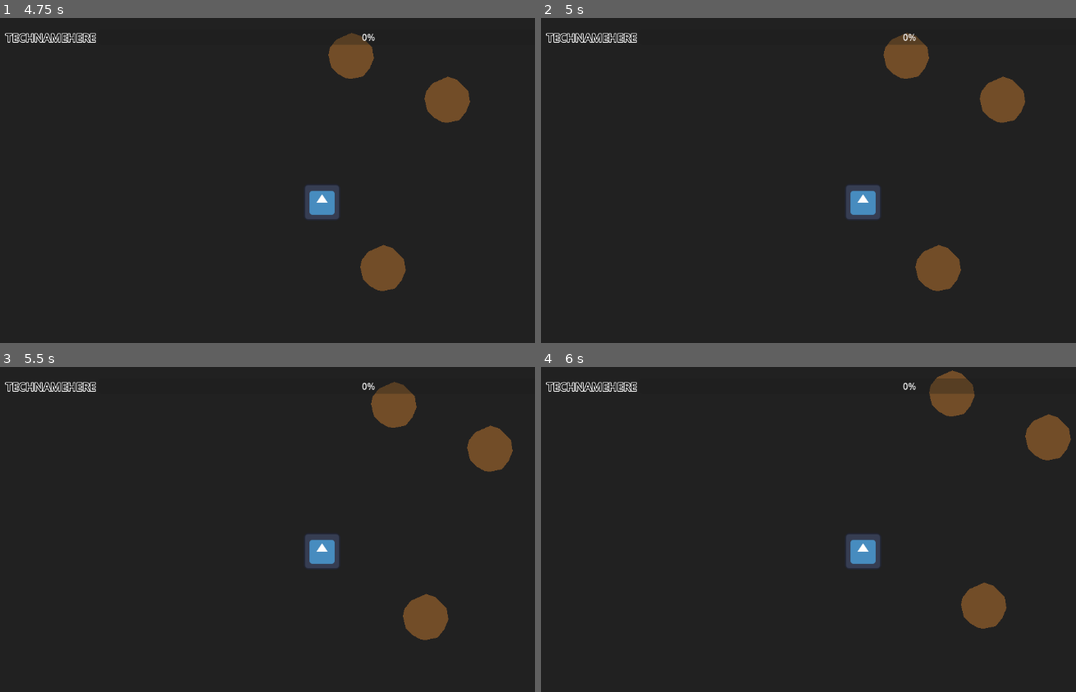
Above: before the commit, frames 1-4 (two rows, left to right).
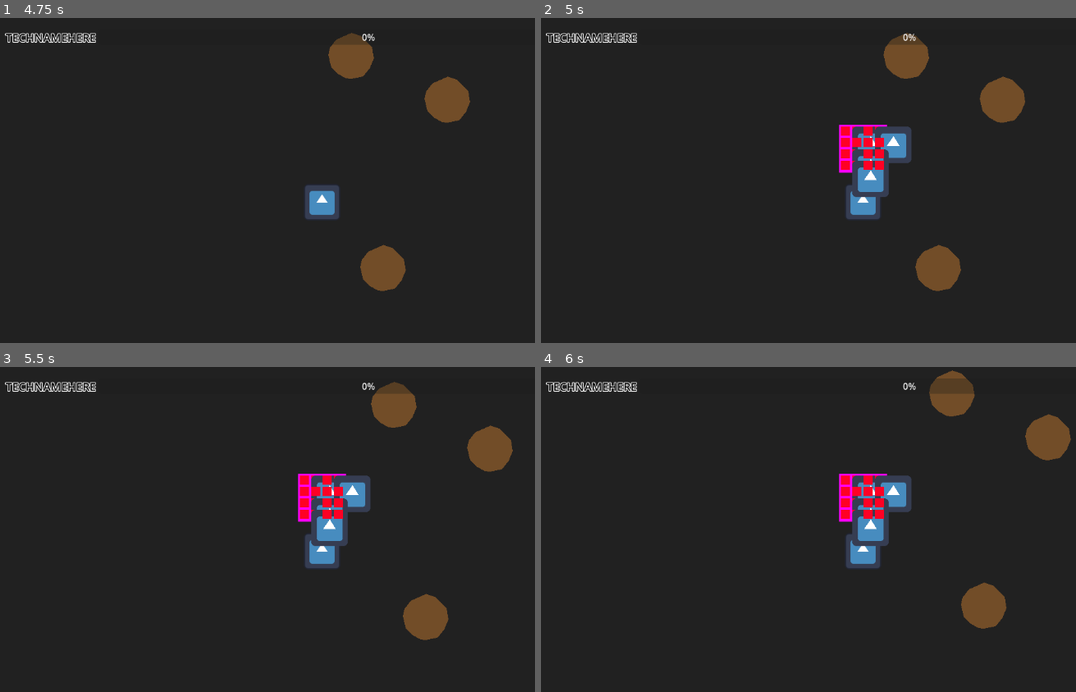
Above: after the commit, the same moments.

Repository: JeanShark-dev/godot-rock-survival
Game: Godot game, scene res://assets/scenes/main.tscn
Two runs of this game, one before a commit and one after it. Both use one fixed random seed, a clock stepped at 60 frames per second and the inputs below. The engine's default icon, where the game draws it, is replaced by a stand-in: a white triangle on a blue panel in a dark square.
Inputs (mouse positions are in pixels of both pictures, inside the frame that each line leads up to):
- Up to frame 1 (4.75 s): click "New Game" at 0.5 s; tap Enter at 1.25 s; move the mouse to (444, 268) at 1.27 s; press the mouse at (444, 268) at 1.28 s; hold D (mv_right) 1.28-2.03 s; move the mouse to (369, 57) at 2.02 s; release the mouse at (369, 57) at 2.03 s; hold S (mv_down) 2.03-2.78 s; click (369, 57) at 2.1 s; move the mouse to (465, 60) at 2.77 s; press the mouse at (465, 60) at 2.78 s; hold D (mv_right) 2.78-3.53 s; move the mouse to (288, 274) at 3.52 s; release the mouse at (288, 274) at 3.53 s; hold W (mv_up) 3.53-4.28 s; click (288, 274) at 3.6 s; move the mouse to (518, 258) at 4.27 s; press the mouse at (518, 258) at 4.28 s; hold A (mv_left) from 4.28 s (still down)
- Up to frame 2 (5 s): keep holding A (mv_left); tap I (inventory, bound only after the commit) at 4.9 s
- Up to frame 3 (5.5 s): keep holding A (mv_left); move the mouse to (123, 497) at 5.02 s; release the mouse at (123, 497) at 5.03 s; click (123, 497) at 5.1 s
- Up to frame 4 (6 s): move the mouse to (894, 552) at 5.77 s; release A (mv_left) at 5.78 s; press the mouse at (894, 552) at 5.78 s; hold S (mv_down) from 5.78 s (still down)

Frame 1 is identical in both runs. In frame 2, 2.3% of the frame differs, in the area x 55-70%, y 32-56%; in frame 3, 2.3%; in frame 4, 2.3%.

Commit message:
started work on inventory
classes are interesting

Diff:
--- /dev/null
+++ b/assets/inventory/player_inventory.tres
@@ -0,0 +1,8 @@
+[gd_resource type="Resource" script_class="Inv" load_steps=3 format=3 uid="uid://spilwfb8qeen"]
+
+[ext_resource type="Resource" uid="uid://dg7wsdeuebqyo" path="res://assets/inventory/resources/test_resource.tres" id="1_vgbwg"]
+[ext_resource type="Script" path="res://assets/scripts/inventory.gd" id="2_cowc2"]
+
+[resource]
+script = ExtResource("2_cowc2")
+items = Array[Resource("res://assets/scripts/inventory_item.gd")]([null, ExtResource("1_vgbwg"), null, ExtResource("1_vgbwg"), null, null, null, null, null, ExtResource("1_vgbwg"), null, null, null, ExtResource("1_vgbwg"), null, null])
--- /dev/null
+++ b/assets/inventory/resources/test_resource.tres
@@ -0,0 +1,10 @@
+[gd_resource type="Resource" script_class="InvItem" load_steps=3 format=3 uid="uid://dg7wsdeuebqyo"]
+
+[ext_resource type="Script" path="res://assets/scripts/inventory_item.gd" id="1_endte"]
+[ext_resource type="Texture2D" uid="uid://b2hkcwwq10cut" path="res://icon.png" id="2_r6i4l"]
+
+[resource]
+script = ExtResource("1_endte")
+name = "TestResiyrce"
+sprite = ExtResource("2_r6i4l")
+description = "it's item"
--- /dev/null
+++ b/assets/scenes/inventory_ui.tscn
@@ -0,0 +1,100 @@
+[gd_scene load_steps=4 format=3 uid="uid://83wyc3qhxg1"]
+
+[ext_resource type="Script" path="res://assets/scripts/InventoryUI.gd" id="1_hqmkl"]
+[ext_resource type="PackedScene" uid="uid://dtx1umivxrj7k" path="res://assets/scenes/inventory_ui_slot.tscn" id="2_3r8yo"]
+
+[sub_resource type="PlaceholderTexture2D" id="PlaceholderTexture2D_pg0y8"]
+
+[node name="InventoryUI" type="Control"]
+custom_minimum_size = Vector2(84, 84)
+layout_mode = 3
+anchors_preset = 15
+anchor_right = 1.0
+anchor_bottom = 1.0
+offset_right = -1068.0
+offset_bottom = -564.0
+grow_horizontal = 2
+grow_vertical = 2
+script = ExtResource("1_hqmkl")
+
+[node name="NinePatchRect" type="NinePatchRect" parent="."]
+layout_mode = 1
+anchors_preset = 8
+anchor_left = 0.5
+anchor_top = 0.5
+anchor_right = 0.5
+anchor_bottom = 0.5
+offset_left = -42.0
+offset_top = -42.0
+offset_right = 42.0
+offset_bottom = 42.0
+grow_horizontal = 2
+grow_vertical = 2
+texture = SubResource("PlaceholderTexture2D_pg0y8")
+patch_margin_left = 1
+patch_margin_top = 1
+patch_margin_right = 1
+patch_margin_bottom = 1
+
+[node name="GridContainer" type="GridContainer" parent="NinePatchRect"]
+layout_mode = 1
+anchors_preset = 8
+anchor_left = 0.5
+anchor_top = 0.5
+anchor_right = 0.5
+anchor_bottom = 0.5
+offset_left = -39.5
+offset_top = -39.5
+offset_right = 39.5
+offset_bottom = 39.5
+grow_horizontal = 2
+grow_vertical = 2
+columns = 4
+
+[node name="InventoryUISlot1" parent="NinePatchRect/GridContainer" instance=ExtResource("2_3r8yo")]
+layout_mode = 2
+
+[node name="InventoryUISlot2" parent="NinePatchRect/GridContainer" instance=ExtResource("2_3r8yo")]
+layout_mode = 2
+
+[node name="InventoryUISlot3" parent="NinePatchRect/GridContainer" instance=ExtResource("2_3r8yo")]
+layout_mode = 2
+
+[node name="InventoryUISlot4" parent="NinePatchRect/GridContainer" instance=ExtResource("2_3r8yo")]
+layout_mode = 2
+
+[node name="InventoryUISlot5" parent="NinePatchRect/GridContainer" instance=ExtResource("2_3r8yo")]
+layout_mode = 2
+
+[node name="InventoryUISlot6" parent="NinePatchRect/GridContainer" instance=ExtResource("2_3r8yo")]
+layout_mode = 2
+
+[node name="InventoryUISlot7" parent="NinePatchRect/GridContainer" instance=ExtResource("2_3r8yo")]
+layout_mode = 2
+
+[node name="InventoryUISlot8" parent="NinePatchRect/GridContainer" instance=ExtResource("2_3r8yo")]
+layout_mode = 2
+
+[node name="InventoryUISlot9" parent="NinePatchRect/GridContainer" instance=ExtResource("2_3r8yo")]
+layout_mode = 2
+
+[node name="InventoryUISlot10" parent="NinePatchRect/GridContainer" instance=ExtResource("2_3r8yo")]
+layout_mode = 2
+
+[node name="InventoryUISlot11" parent="NinePatchRect/GridContainer" instance=ExtResource("2_3r8yo")]
+layout_mode = 2
+
+[node name="InventoryUISlot12" parent="NinePatchRect/GridContainer" instance=ExtResource("2_3r8yo")]
+layout_mode = 2
+
+[node name="InventoryUISlot13" parent="NinePatchRect/GridContainer" instance=ExtResource("2_3r8yo")]
+layout_mode = 2
+
+[node name="InventoryUISlot14" parent="NinePatchRect/GridContainer" instance=ExtResource("2_3r8yo")]
+layout_mode = 2
+
+[node name="InventoryUISlot15" parent="NinePatchRect/GridContainer" instance=ExtResource("2_3r8yo")]
+layout_mode = 2
+
+[node name="InventoryUISlot16" parent="NinePatchRect/GridContainer" instance=ExtResource("2_3r8yo")]
+layout_mode = 2
--- /dev/null
+++ b/assets/scenes/inventory_ui_slot.tscn
@@ -0,0 +1,29 @@
+[gd_scene load_steps=3 format=3 uid="uid://dtx1umivxrj7k"]
+
+[ext_resource type="Script" path="res://assets/scripts/inventory_ui_slot.gd" id="1_oxtl1"]
+
+[sub_resource type="PlaceholderTexture2D" id="PlaceholderTexture2D_ukvsw"]
+
+[node name="InventoryUISlot" type="Panel"]
+custom_minimum_size = Vector2(16, 16)
+offset_right = 40.0
+offset_bottom = 40.0
+script = ExtResource("1_oxtl1")
+
+[node name="TextureRect" type="TextureRect" parent="."]
+modulate = Color(1, 1, 0.141176, 1)
+custom_minimum_size = Vector2(16, 16)
+layout_mode = 0
+offset_right = 16.0
+offset_bottom = 16.0
+texture = SubResource("PlaceholderTexture2D_ukvsw")
+
+[node name="CenterContainer" type="CenterContainer" parent="."]
+custom_minimum_size = Vector2(16, 16)
+layout_mode = 0
+offset_right = 16.0
+offset_bottom = 16.0
+
+[node name="Display" type="TextureRect" parent="CenterContainer"]
+custom_minimum_size = Vector2(16, 16)
+layout_mode = 2
--- a/assets/scenes/player.tscn
+++ b/assets/scenes/player.tscn
@@ -1,7 +1,9 @@
-[gd_scene load_steps=5 format=3 uid="uid://d37mdyvh8oaxs"]
+[gd_scene load_steps=7 format=3 uid="uid://d37mdyvh8oaxs"]
 
 [ext_resource type="Script" path="res://assets/scripts/player.gd" id="1_dkt1q"]
 [ext_resource type="Texture2D" uid="uid://c64ha1mxf0hfw" path="res://assets/sprites/icon.svg" id="2_bmhk1"]
+[ext_resource type="Resource" uid="uid://spilwfb8qeen" path="res://assets/inventory/player_inventory.tres" id="2_uvaxk"]
+[ext_resource type="PackedScene" uid="uid://83wyc3qhxg1" path="res://assets/scenes/inventory_ui.tscn" id="4_7j4ka"]
 
 [sub_resource type="CircleShape2D" id="CircleShape2D_qxje2"]
 radius = 29.2746
@@ -12,6 +14,7 @@
 [node name="Player" type="CharacterBody2D"]
 motion_mode = 1
 script = ExtResource("1_dkt1q")
+inventory = ExtResource("2_uvaxk")
 
 [node name="CollisionShape2D" type="CollisionShape2D" parent="."]
 shape = SubResource("CircleShape2D_qxje2")
@@ -27,5 +30,11 @@
 [node name="CollisionShape2D" type="CollisionShape2D" parent="ReachArea"]
 shape = SubResource("CircleShape2D_ejosu")
 
+[node name="InventoryUI" parent="." instance=ExtResource("4_7j4ka")]
+offset_left = -42.0
+offset_top = -136.0
+offset_right = 42.0
+offset_bottom = -52.0
+
 [connection signal="area_entered" from="ReachArea" to="." method="_on_reach_area_area_entered"]
 [connection signal="area_exited" from="ReachArea" to="." method="_on_reach_area_area_exited"]
--- /dev/null
+++ b/assets/scripts/InventoryUI.gd
@@ -0,0 +1,34 @@
+extends Control
+
+var is_open = false
+
+@onready var inventory: Inv = preload("res://assets/inventory/player_inventory.tres")
+@onready var slots: Array = $NinePatchRect/GridContainer.get_children()
+
+
+func _ready():
+	update_slots()
+	close()
+
+
+func update_slots():
+	for i in range(min(inventory.items.size(), slots.size())):
+		slots[i].update(inventory.items[i])
+
+
+func _process(_delta):
+	if Input.is_action_just_pressed("inventory"):
+		if is_open:
+			close()
+		else:
+			open()
+
+
+func open():
+	visible = true
+	is_open = true
+
+
+func close():
+	visible = false
+	is_open = false
--- /dev/null
+++ b/assets/scripts/inventory.gd
@@ -0,0 +1,5 @@
+extends Resource
+
+class_name Inv
+
+@export var items: Array[InvItem]
--- /dev/null
+++ b/assets/scripts/inventory_item.gd
@@ -0,0 +1,7 @@
+extends Resource
+
+class_name InvItem
+
+@export var name: String = ""
+@export var sprite: Texture2D
+@export var description: String = ""
--- /dev/null
+++ b/assets/scripts/inventory_ui_slot.gd
@@ -0,0 +1,10 @@
+extends Panel
+
+@onready var item_sprite:TextureRect = $CenterContainer/Display
+
+func update(item: InvItem):
+	if !item:
+		item_sprite.visible = false
+	else:
+		item_sprite.visible = true
+		item_sprite.texture = item.sprite
--- a/assets/scripts/player.gd
+++ b/assets/scripts/player.gd
@@ -5,6 +5,7 @@
 var mouse_target = null
 var areas_in_range = []
 
+@export var inventory: Inv
 
 func get_mouse_target(target):
 	mouse_target = target
--- a/project.godot
+++ b/project.godot
@@ -47,6 +47,11 @@
 "events": [Object(InputEventMouseButton,"resource_local_to_scene":false,"resource_name":"","device":-1,"window_id":0,"a …(253 unchanged characters)…
 ]
 }
+inventory={
+"deadzone": 0.5,
+"events": [Object(InputEventKey,"resource_local_to_scene":false,"resource_name":"","device":-1,"window_id":0,"alt_pressed":false,"shift_pressed":false,"ctrl_pressed":false,"meta_pressed":false,"pressed":false,"keycode":0,"physical_keycode":73,"key_label":0,"unicode":105,"echo":false,"script":null)
+]
+}
 
 [physics]
 
